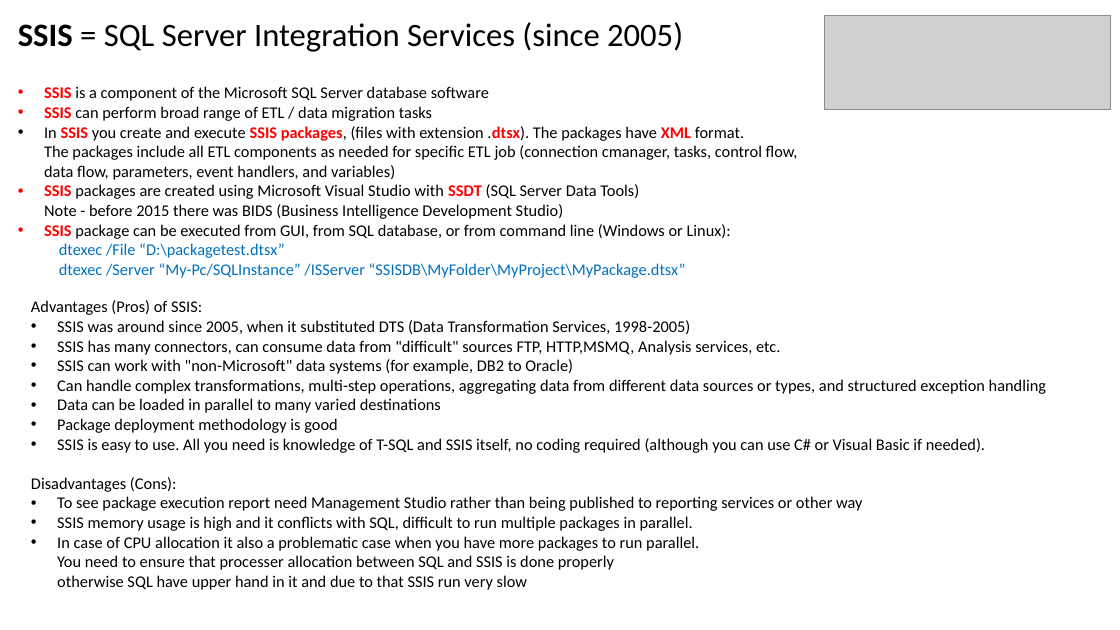
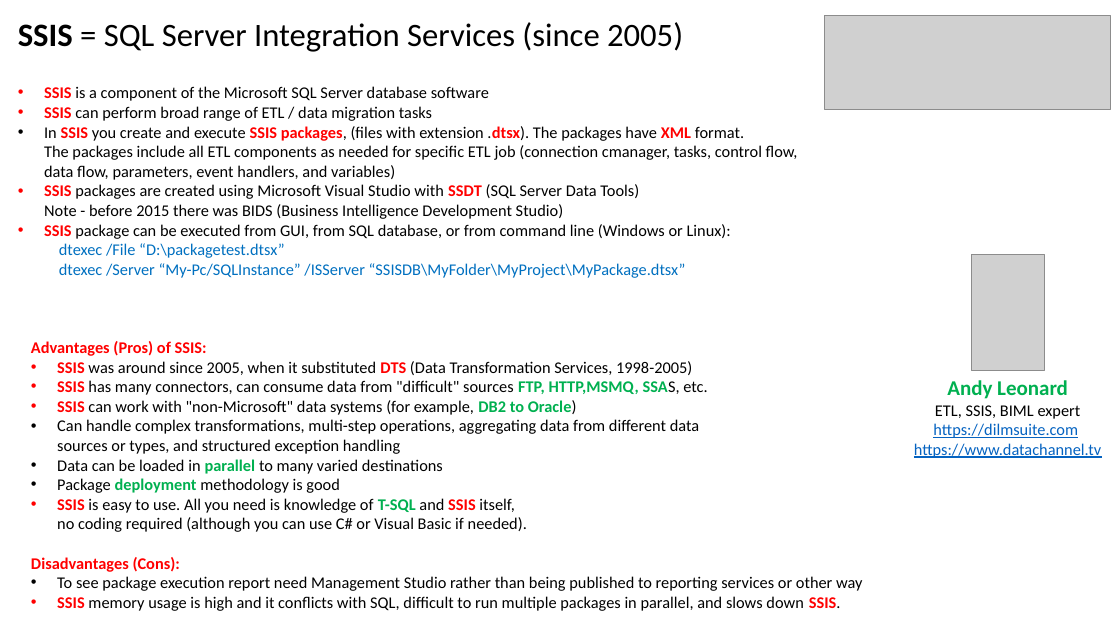
Before and after one commit to lselector/data_architect, a slide deck: slide 9 of DA_13_miscellaneous.pptx. Drawn at 1120x630 pixels with LibreOffice and Linux fonts; fonts in the diff are those of the drawing; grey boxes stand for pictures. Boxes give left, top, right and bottom in pixels: in the first picture for what was removed or moved away, otherwise in the second. Text is boxed around its words. In the diff, an @@ line names an element or a change of style, - is before the commit and + after.

```diff
--- a/DA_13_miscellaneous.pptx
+++ b/DA_13_miscellaneous.pptx
@@ picture added at (971,255,1044,371) @@
@@ text "Advantages (Pros) of SSIS:": place and size @@
-text "Advantages (Pros) of SSIS:" at (31,300,1046,590)
+text "Advantages (Pros) of SSIS:" at (31,341,862,611)
@@ text at (31,341,692,572): text colour #000000 to #FF0000 in "Advantages (Pros) of SSIS:", "SSIS DTS", "SSIS", "SSIS SSIS" and 1 more places; bold on in "Advantages (Pros) of SSIS:", "SSIS DTS", "SSIS DB2 to Oracle)", "parallel" and 3 more places; text colour #000000 to #00B050 in "DB2 to Oracle)", "parallel", "deployment", "T-SQL" @@
@@ text at (57,380,707,395): text changed @@
-• SSIS has many connectors, can consume data from "difficult" sources FTP, HTTP,MSMQ, Analysis services, etc.
+• SSIS has many connectors, can consume data from "difficult" sources FTP, HTTP,MSMQ, SSAS, etc.
@@ text added at (914,380,1101,458), 14 pt, text #0563C1, underline @@
+Andy Leonard
+ETL, SSIS, BIML expert
+https://dilmsuite.com
+https://www.datachannel.tv
@@ text at (57,596,841,611): text changed @@
-• SSIS memory usage is high and it conflicts with SQL, difficult to run multiple packages in parallel.
-• In case of CPU allocation it also a problematic case when you have more packages to run parallel.
-  You need to ensure that processer allocation between SQL and SSIS is done properly
-  otherwise SQL have upper hand in it and due to that SSIS run very slow
+• SSIS memory usage is high and it conflicts with SQL, difficult to run multiple packages in parallel, and slows down SSIS.
```
Also in this commit, not shown: 1 slide added.
